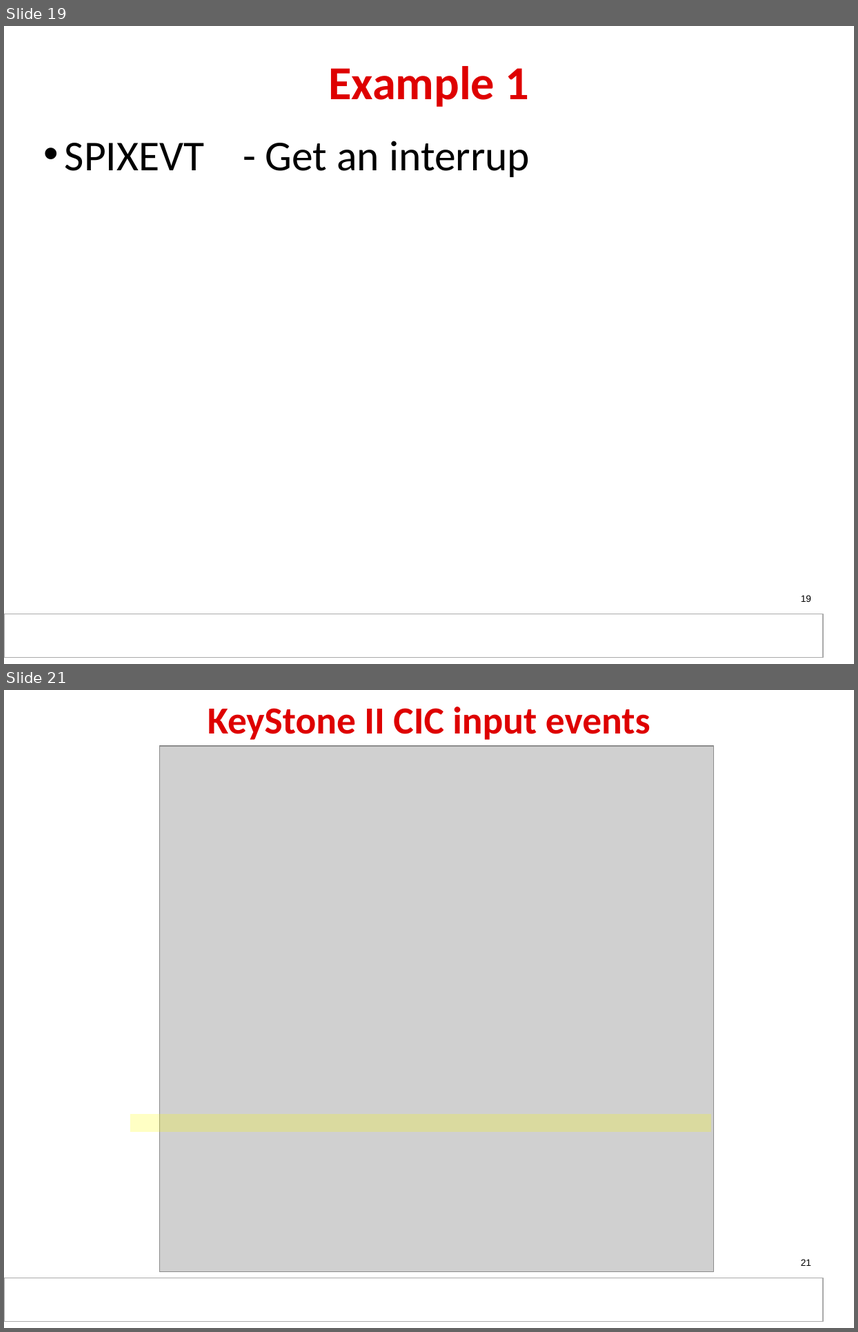
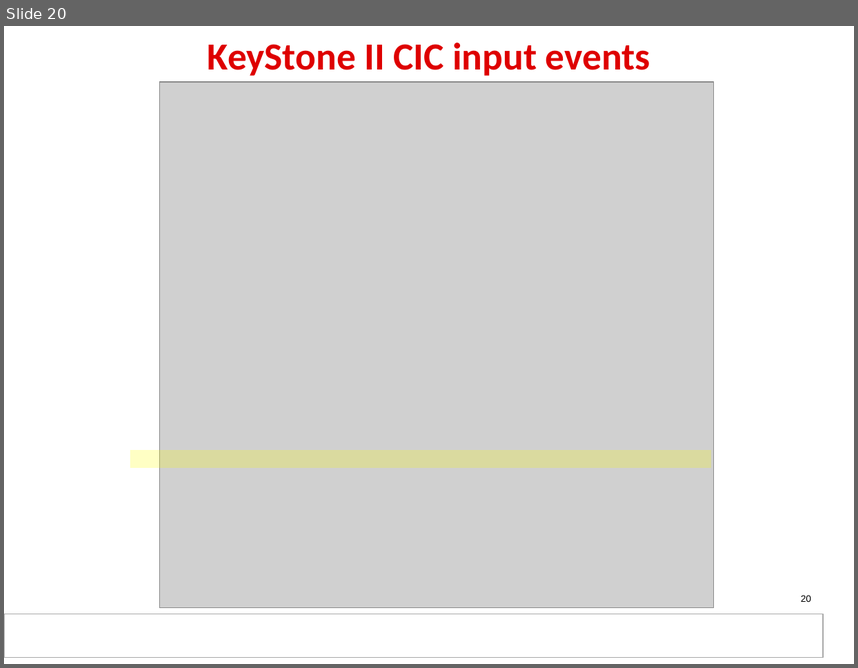
Before and after one commit to hari1989/keystone-workshop, a slide deck: slides/KeyStone_Interrupts.pptx. Shown one above the other, each under a label of ours: slides 19 and 21 before the commit, slide 20 after it; the slides between them are not shown. The pictures are 858x1332 and 858x668 pixels, drawn with LibreOffice and Linux fonts; fonts in the diff are those of the drawing; grey boxes stand for pictures; background and template pictures are left out. Boxes give left, top, right and bottom in pixels: in the first picture for what was removed or moved away, otherwise in the second. Text is boxed around its words. In the diff, an @@ line names an element or a change of style, - is before the commit and + after.

```diff
--- a/slides/KeyStone_Interrupts.pptx
+++ b/slides/KeyStone_Interrupts.pptx
@@ slide 19 removed at <box>4,26,854,664</box>, background #FFFFFF; not listed: 2 template elements that a slide beside it also shows @@
@@ title removed at <box>328,66,530,107</box> @@
-Example 1
@@ text removed at <box>65,141,530,177</box> @@
-• SPIXEVT - Get an interrup
@@ page number removed at <box>801,595,811,601</box> @@
-19
@@ what was slide 21 is now slide 20 @@
@@ page number at <box>801,595,811,601</box>: text changed @@
-21
+20
```
Also in this commit, not shown: 6 slides changed, 4 slides added, 2 other slides removed.
